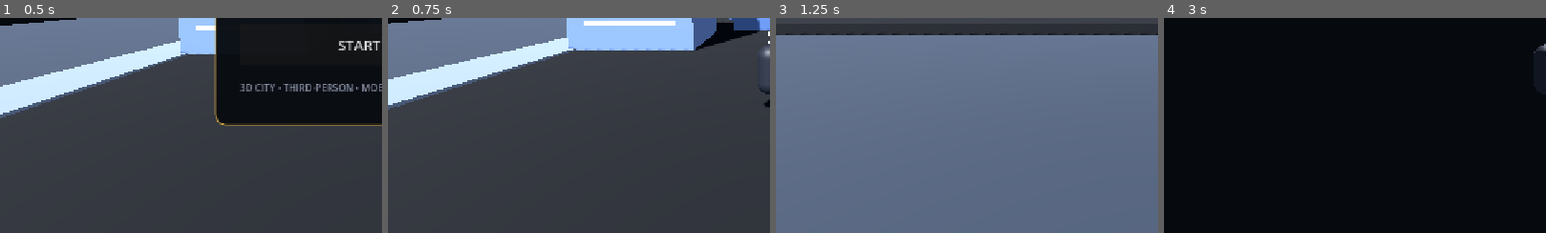
Above: before the commit, frames 1-4 (left to right).
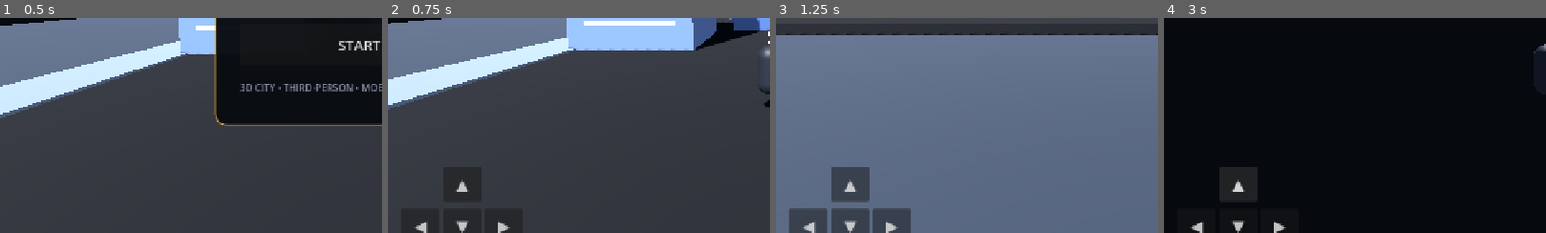
Above: after the commit, the same moments.

Repository: birdsin/Obitrend-Days-After-Godot
Game: Godot game, scene res://scenes/main.tscn
The game is run twice, just before and just after one commit, with the same random seed, the same clock (stepped at 60 frames per second) and the same inputs.
Inputs (mouse positions are % of the whole screen's width and height, from its top left):
- Up to frame 1 (0.5 s): no input
- Up to frame 2 (0.75 s): click "START GAME" at 0.5 s
- Up to frame 3 (1.25 s): no input
- Up to frame 4 (3 s): tap Enter at 1.25 s; hold D (move_right) 1.28-2.03 s; hold S (move_back) 2.03-2.75 s; click (10, 89) at 2.75 s, where only the run after the commit has a clickable "▲"
The pictures show only the part of the screen within x 0-50%, y 50-100%; the shares and areas given below are measured in that part.

Frame 1 is identical in both runs. In frame 2, 0.4% of the frame differs, in the area x 6-32%, y 75-100%; in frame 3, 5.0%, in the area x 3-36%, y 69-100%; in frame 4, 1.9%.
Error after the commit: Invalid call. Nonexistent function 'set_mobile_direction' in base 'CharacterBody3D (player.gd)'. (res://scripts/main.gd:43)

Commit message:
Build Phase 1 Android controls

Diff:
--- a/scripts/main.gd
+++ b/scripts/main.gd
@@ -4,18 +4,56 @@
 @onready var player: CharacterBody3D = $Player
 @onready var camera: Camera3D = $Player/CameraRig/Camera3D
 
+var mobile_controls: Control
+var mobile_buttons: Dictionary = {}
+
 func _ready() -> void:
     camera.current = true
     camera.look_at(Vector3(0.0, 2.2, -8.0), Vector3.UP)
     $HUD/Menu/Panel/Start.pressed.connect(_start_game)
+    _build_mobile_controls()
+
+func _build_mobile_controls() -> void:
+    mobile_controls = Control.new()
+    mobile_controls.name = "MobileControls"
+    mobile_controls.set_anchors_and_offsets_preset(Control.PRESET_FULL_RECT)
+    mobile_controls.mouse_filter = Control.MOUSE_FILTER_IGNORE
+    $HUD.add_child(mobile_controls)
+
+    var labels := {"forward": "▲", "back": "▼", "left": "◀", "right": "▶"}
+    var positions := {
+        "forward": Vector2(92, 610),
+        "back": Vector2(92, 680),
+        "left": Vector2(22, 680),
+        "right": Vector2(162, 680)
+    }
+
+    for action in labels:
+        var button := Button.new()
+        button.name = action.capitalize()
+        button.text = labels[action]
+        button.position = positions[action]
+        button.size = Vector2(64, 58)
+        button.focus_mode = Control.FOCUS_NONE
+        button.mouse_filter = Control.MOUSE_FILTER_PASS
+        button.add_theme_font_size_override("font_size", 26)
+        button.modulate = Color(1, 1, 1, 0.86)
+        mobile_controls.add_child(button)
+        mobile_buttons[action] = button
+        button.button_down.connect(func(): player.set_mobile_direction(action, true))
+        button.button_up.connect(func(): player.set_mobile_direction(action, false))
+
+    mobile_controls.visible = false
 
 func _start_game() -> void:
     menu.visible = false
+    mobile_controls.visible = true
     player.set_physics_process(true)
     camera.current = true
-    camera.look_at(Vector3(0.0, 2.2, -8.0), Vector3.UP)
 
 func _unhandled_input(event: InputEvent) -> void:
     if event is InputEventKey and event.pressed and event.keycode == KEY_ESCAPE:
         menu.visible = true
+        mobile_controls.visible = false
+        player.clear_mobile_input()
         player.set_physics_process(false)
